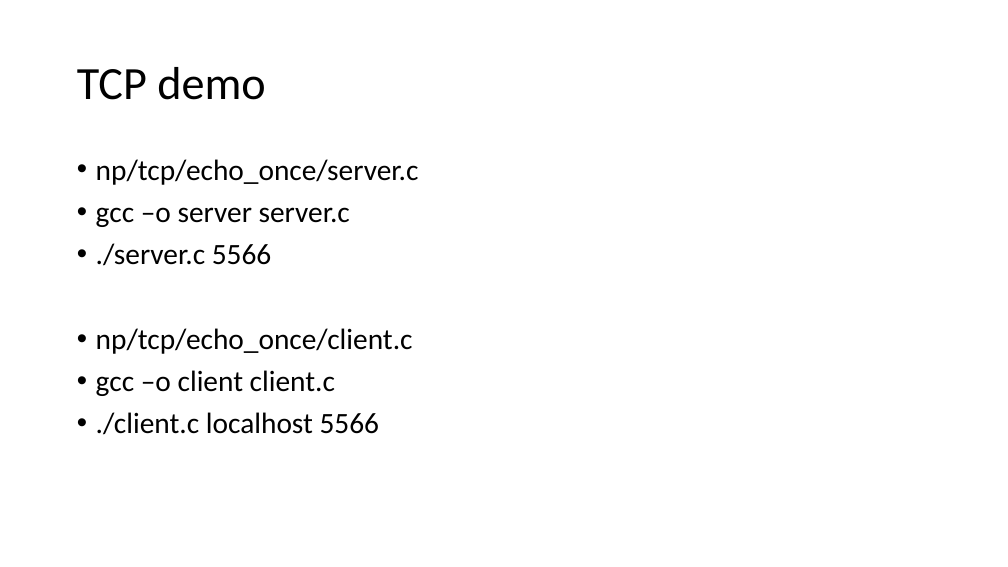
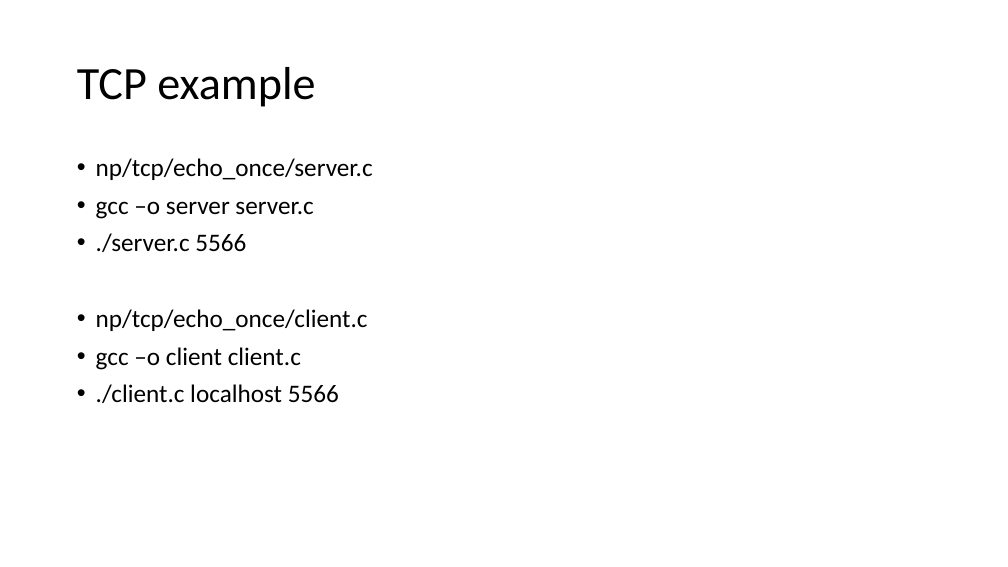
Before and after one commit to BebeShen/NCKU_Course-ComputerCommunication, a slide deck: slide 16 of LABs/lab1/Lab 1 Introduction.pptx (slide 12 before the commit). Drawn at 1008x567 pixels with LibreOffice and Linux fonts; fonts in the diff are those of the drawing. Boxes give left, top, right and bottom in pixels: in the first picture for what was removed or moved away, otherwise in the second. Text is boxed around its words. In the diff, an @@ line names an element or a change of style, - is before the commit and + after.

```diff
--- a/LABs/lab1/Lab 1 Introduction.pptx
+++ b/LABs/lab1/Lab 1 Introduction.pptx
@@ title at (77, 67, 315, 107): text changed @@
-TCP demo
+TCP example
@@ text "np/tcp/echo_once/server.c" at (96, 158, 373, 403): size 28 to 24 pt @@
```
Also in this commit, not shown: 7 other slides changed, 7 slides added, 2 slides removed, 4 other files.
